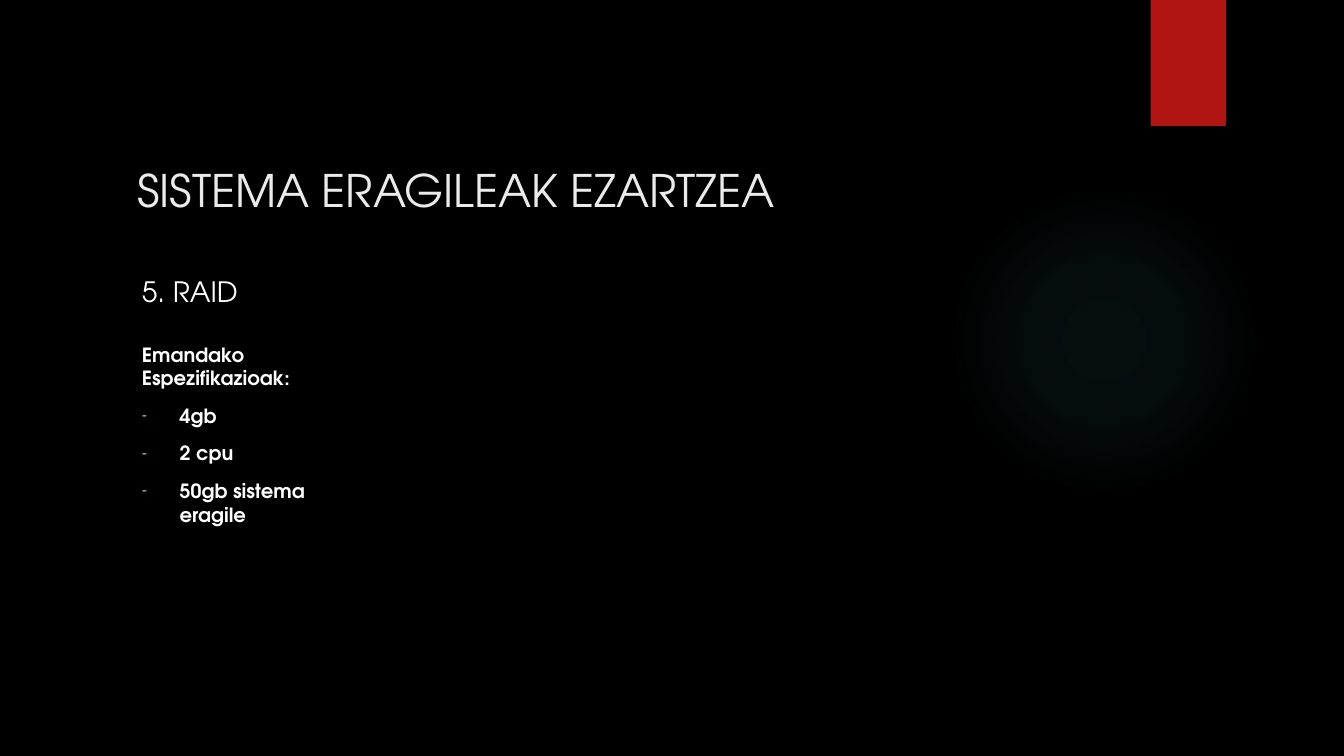
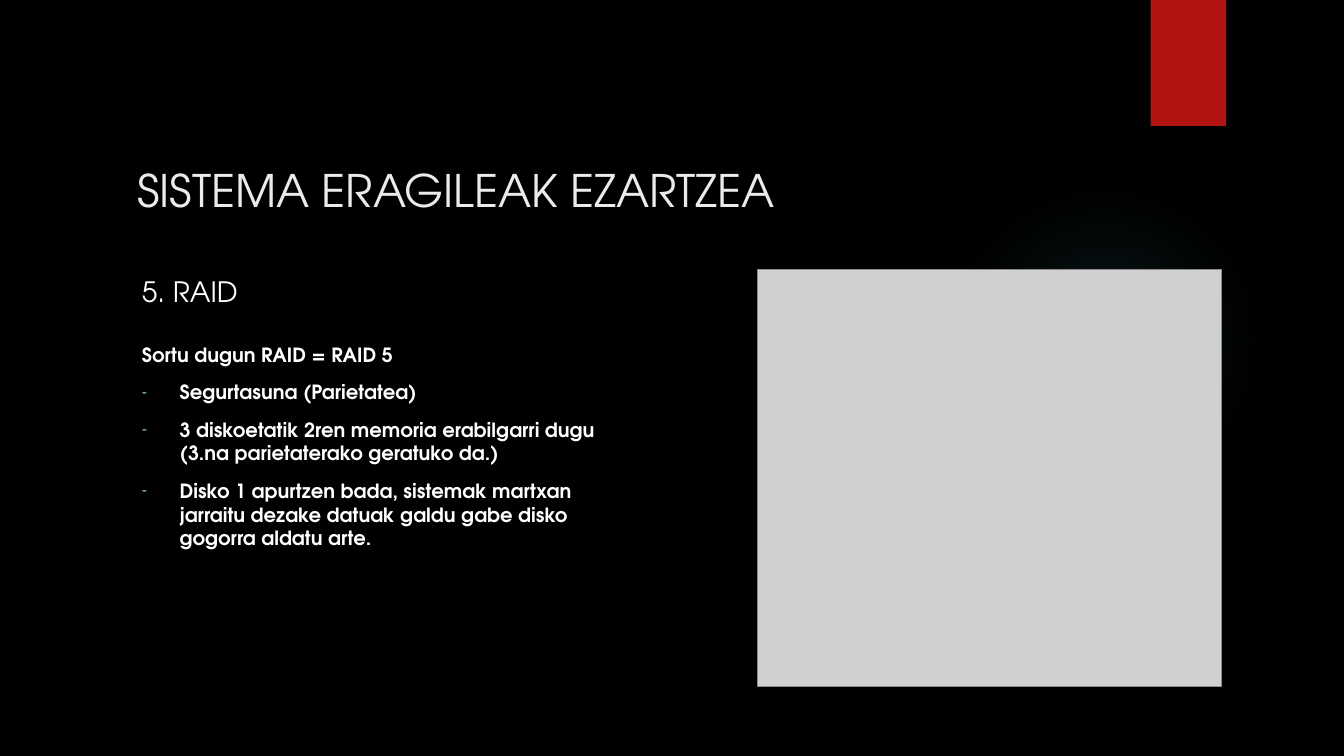
Before and after one commit to aldalurxabier-cmyk/1.-Erronka, a slide deck: slide 12 of Aurkezpena/1.Erronka Aurkezpena.pptx. Drawn at 1344x756 pixels with LibreOffice and Linux fonts; fonts in the diff are those of the drawing; grey boxes stand for pictures; background and template pictures are left out. Boxes give left, top, right and bottom in pixels: in the first picture for what was removed or moved away, otherwise in the second. Text is boxed around its words. In the diff, an @@ line names an element or a change of style, - is before the commit and + after.

```diff
--- a/Aurkezpena/1.Erronka Aurkezpena.pptx
+++ b/Aurkezpena/1.Erronka Aurkezpena.pptx
@@ picture added at (758, 269, 1222, 687) @@
@@ text at (142, 347, 594, 550): text changed @@
-Emandako Espezifikazioak:
-– 4gb
-– 2 cpu
-– 50gb sistema eragile
+Sortu dugun RAID = RAID 5
+– Segurtasuna (Parietatea)
+– 3 diskoetatik 2ren memoria erabilgarri dugu (3.na parietaterako geratuko da.)
+– Disko 1 apurtzen bada, sistemak martxan jarraitu dezake datuak galdu gabe disko gogorra aldatu arte.
```
Also in this commit, not shown: 5 other slides changed, 8 other files.
